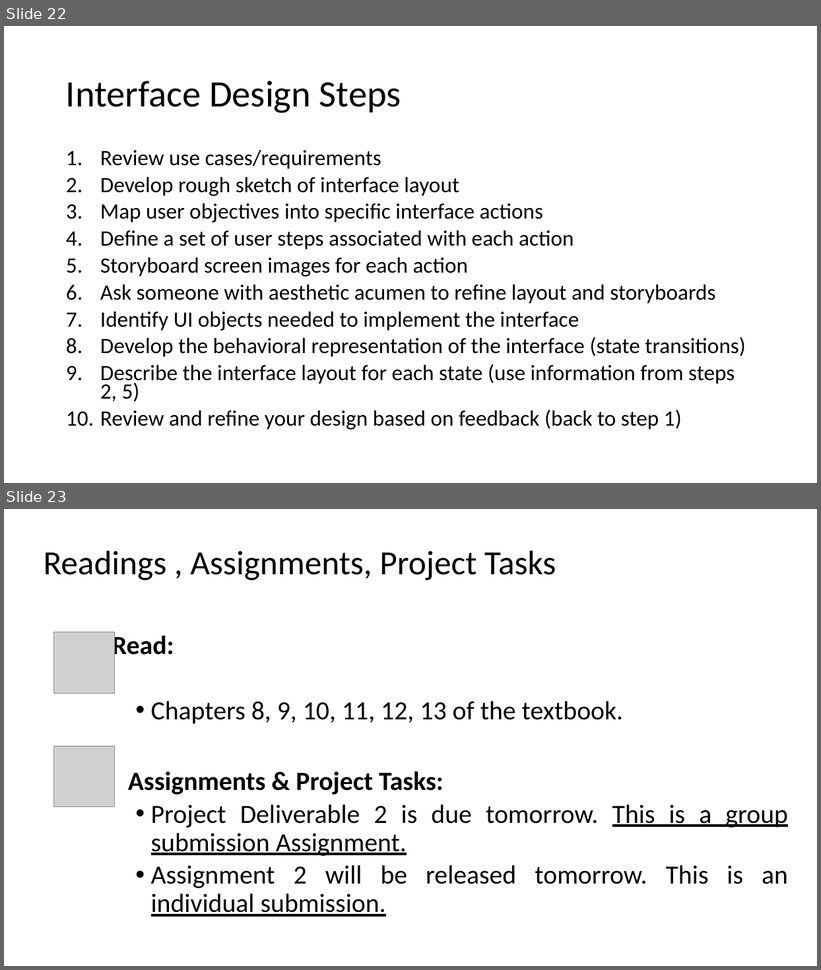
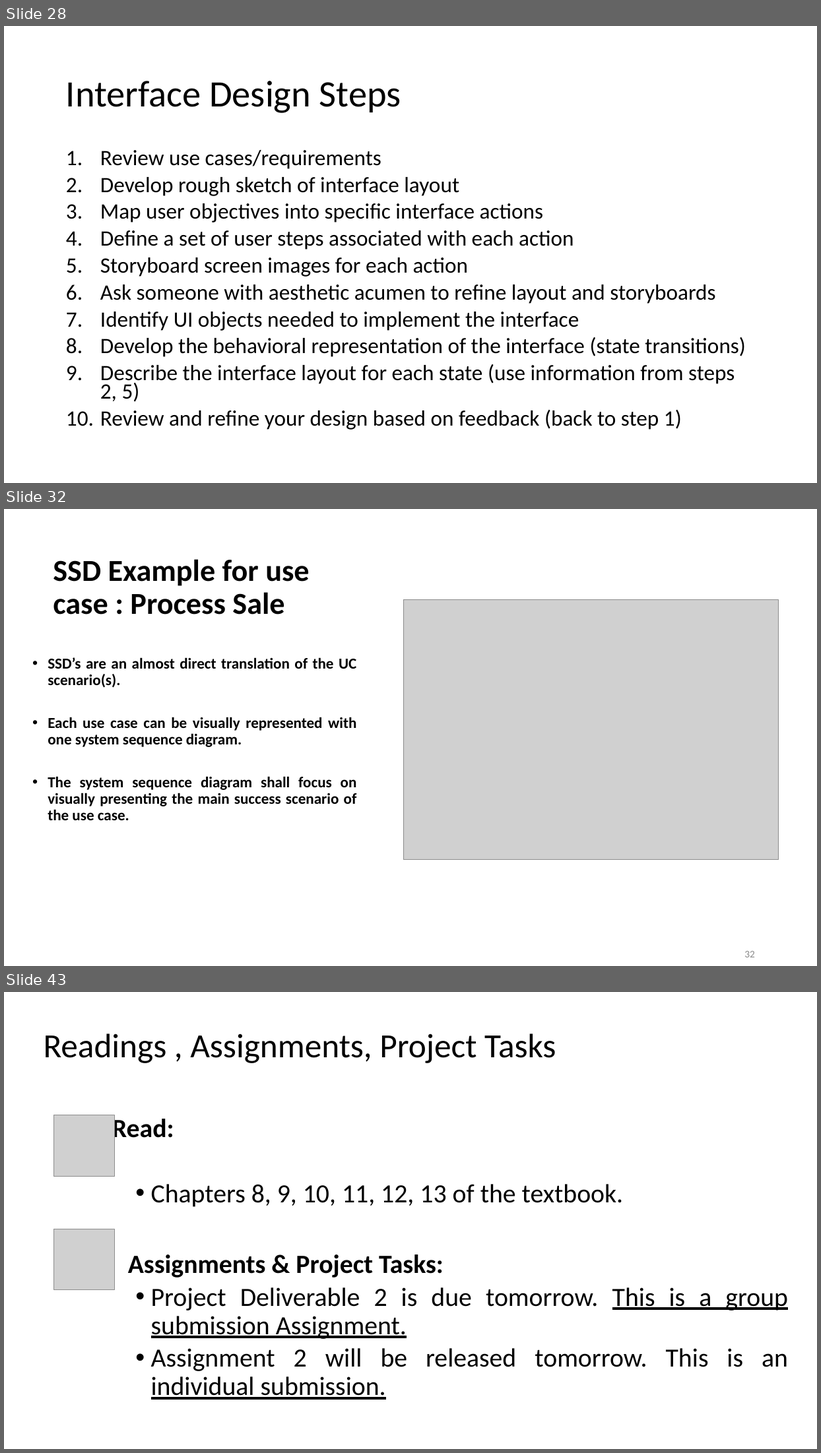
Before and after one commit to kthanasi-git/SW_Engineering, a slide deck: SOFTWARE ENGINEERING/SLIDES/9- Design Priciples III.pptx. Shown one above the other, each under a label of ours: slides 22 and 23 before the commit, slides 28, 32 and 43 after it; the slides between them are not shown. The pictures are 821x970 and 821x1453 pixels, drawn with LibreOffice and Linux fonts; fonts in the diff are those of the drawing; grey boxes stand for pictures. Boxes give left, top, right and bottom in pixels: in the first picture for what was removed or moved away, otherwise in the second. Text is boxed around its words. In the diff, an @@ line names an element or a change of style, - is before the commit and + after.

```diff
--- a/SOFTWARE ENGINEERING/SLIDES/9- Design Priciples III.pptx
+++ b/SOFTWARE ENGINEERING/SLIDES/9- Design Priciples III.pptx
@@ slide 32 added at (4,509,817,966), background #FFFFFF @@
@@ text added at (53,559,309,615), 36 pt, text #000000, bold @@
+SSD Example for use case : Process Sale
@@ picture added at (403,600,779,860) @@
@@ text added at (48,657,357,821), 18 pt, text #000000, bold @@
+• SSD’s are an almost direct translation of the UC scenario(s).
+• Each use case can be visually represented with one system sequence diagram.
+• The system sequence diagram shall focus on visually presenting the main success scenario of the use case.
@@ page number added at (745,951,755,958), 12 pt, text #8C8C8C @@
+32
@@ what was slide 22 is now slide 28 @@
@@ what was slide 23 is now slide 43 @@
```
Also in this commit, not shown: 1 slide changed, 19 other slides added, 6 other files.
